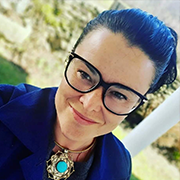
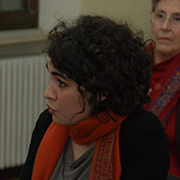
Revision of a layered w=180, h=180 image; what changed, layer by layer:
added layer "testimonial-eloisa" above "WhatsApp Image 2023-03-30 at 23.38.291" over (0, 0, 180, 180)
